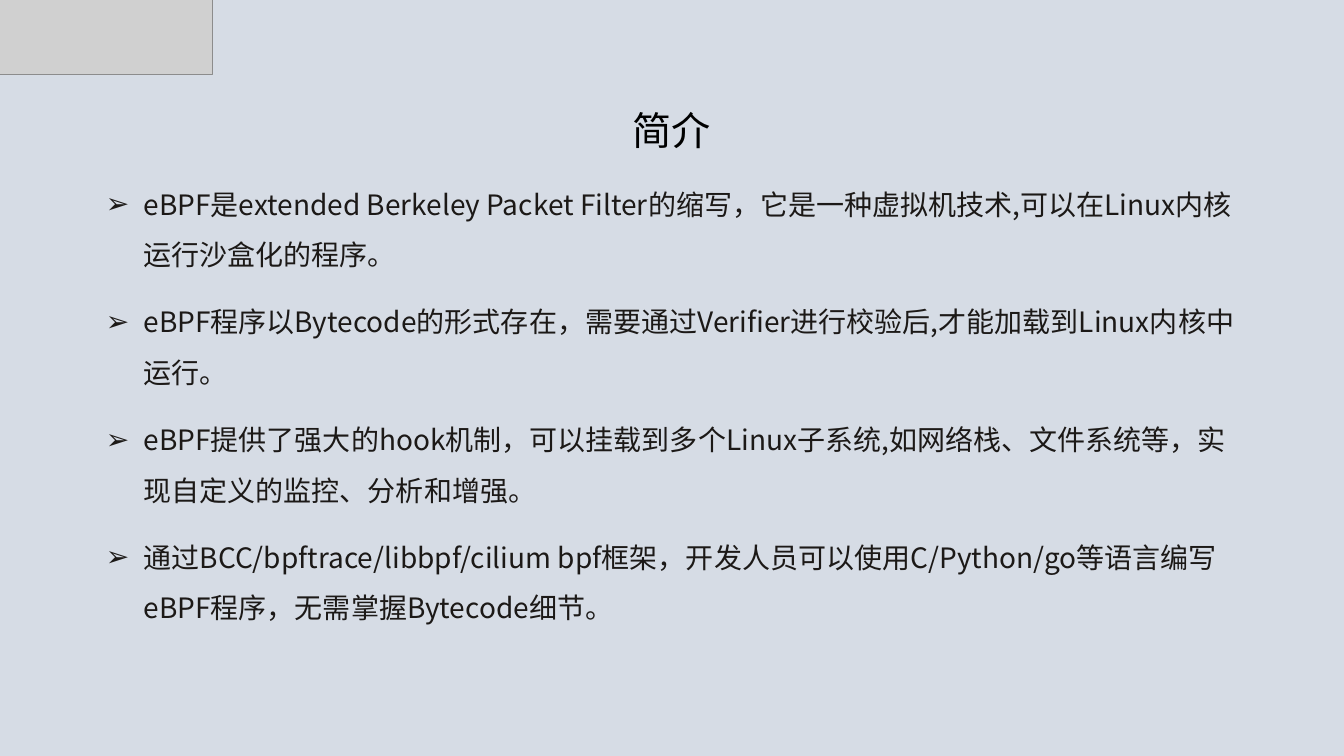
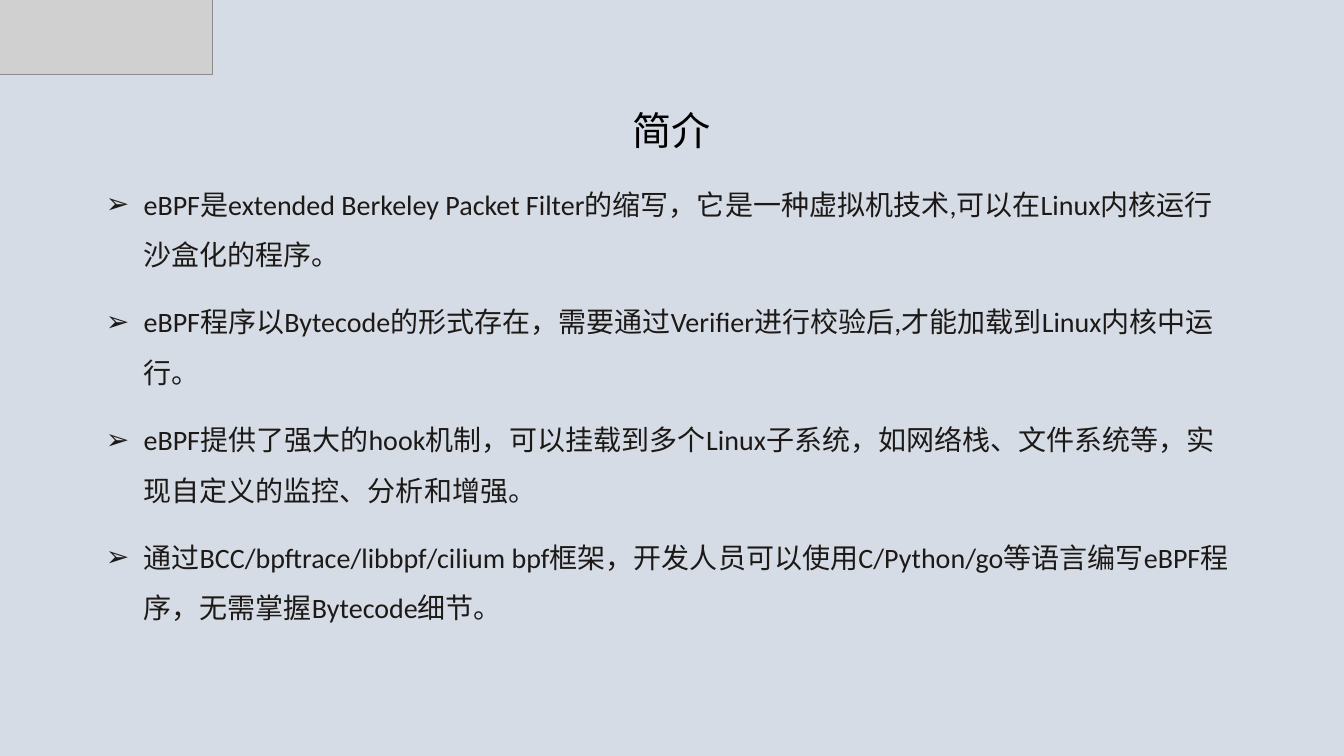
Before and after one commit to luxingwen/x-monitor, a slide deck: slide 1 of doc/eBPF技术实践.pptx. Drawn at 1344x756 pixels with LibreOffice and Linux fonts; fonts in the diff are those of the drawing; grey boxes stand for pictures. Boxes give left, top, right and bottom in pixels: in the first picture for what was removed or moved away, otherwise in the second. Text is boxed around its words. In the diff, an @@ line names an element or a change of style, - is before the commit and + after.

```diff
--- a/doc/eBPF技术实践.pptx
+++ b/doc/eBPF技术实践.pptx
@@ text at (144,112,1229,623): font Noto Sans CJK SC to Calibri in "简介", "eBPF是extended Berkeley Packet Filter的缩写，它是一种虚拟机技术,可以在Linux内核 ...", "eBPF程序以Bytecode的形式存在，需要通过Verifier进行校验后,才能加载到Linux内核中运行。", "通过BCC/bpftrace/libbpf/cilium bpf框架，开发人员可以使用C/Python/go等语言编写e ..." @@
@@ text at (144,427,1215,504): text changed; font Noto Sans CJK SC to Calibri @@
-➢ eBPF提供了强大的hook机制，可以挂载到多个Linux子系统,如网络栈、文件系统等，实现自定义的监控、分析和增强。
+➢ eBPF提供了强大的hook机制，可以挂载到多个Linux子系统，如网络栈、文件系统等，实现自定义的监控、分析和增强。
```
Also in this commit, not shown: 1 slide added, 1 slide removed, 56 other files.
